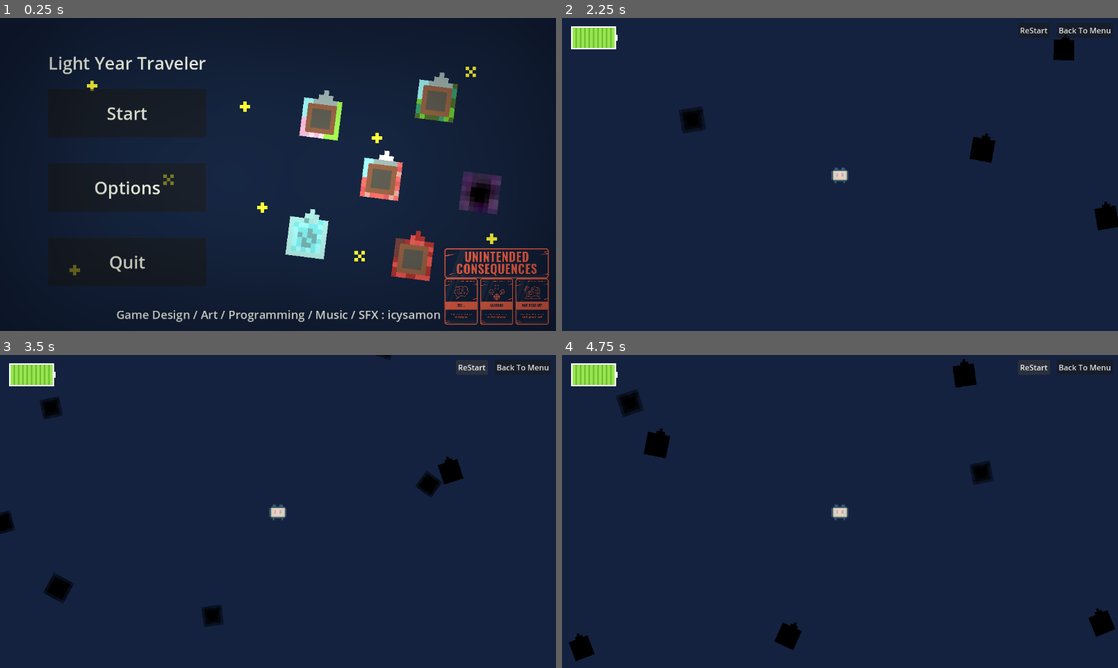
Above: before the commit, frames 1-4 (two rows, left to right).
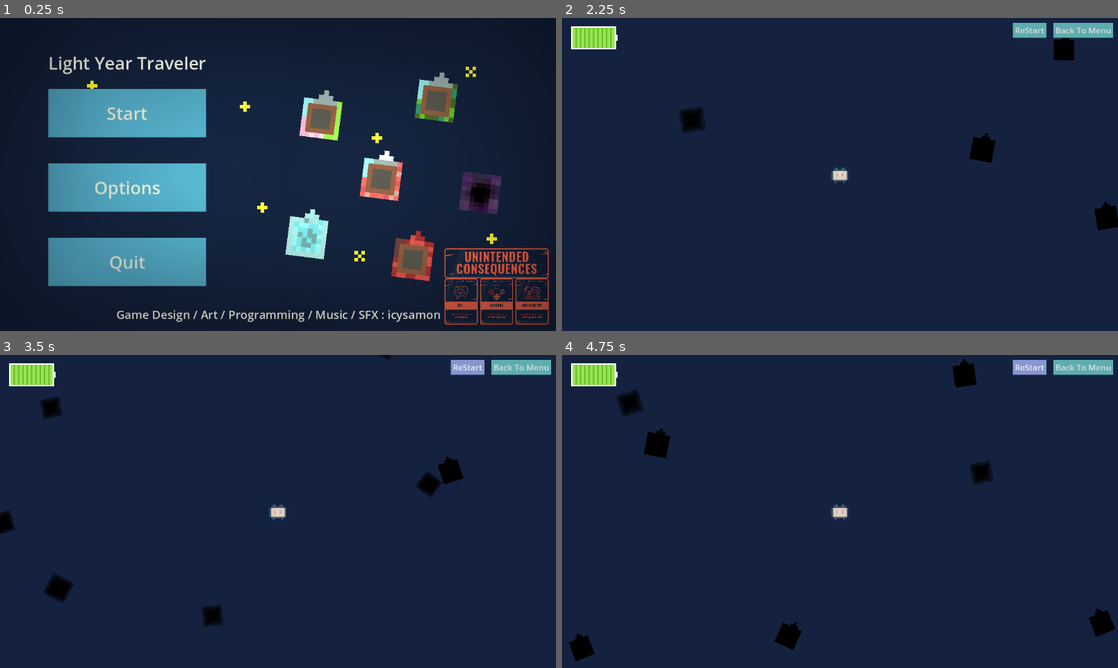
Above: after the commit, the same moments.

Repository: icysamon/LightYearsTraveler
Game: Godot game, scene res://scene/main/menu.tscn
Same seed, same stepped clock (60 frames per second), same inputs: the game is played once before the commit and once after it.
Inputs:
- Up to frame 1 (0.25 s): no input
- Up to frame 2 (2.25 s): click "Start" at 0.5 s; click "Back To Menu" at 1.25 s; click "Start" at 2 s
- Up to frame 3 (3.5 s): click "ReStart" at 2.75 s
- Up to frame 4 (4.75 s): click "ReStart" at 3.5 s; click "ReStart" at 4.25 s

The runs differ from the first frame. In frame 1, 13% of the frame differs, in the area x 8-38%, y 22-86%; in frame 2, 0.8%; in frame 3, 0.8%; in frame 4, 0.8%.

Commit message:
design: button color

Diff:
--- a/resource/theme.tres
+++ b/resource/theme.tres
@@ -1,4 +1,12 @@
-[gd_resource type="Theme" format=3 uid="uid://cc438u041qhka"]
+[gd_resource type="Theme" load_steps=3 format=3 uid="uid://cc438u041qhka"]
+
+[sub_resource type="StyleBoxFlat" id="StyleBoxFlat_63ng7"]
+bg_color = Color(0.496527, 0.592447, 0.840303, 1)
+
+[sub_resource type="StyleBoxFlat" id="StyleBoxFlat_be0fb"]
+bg_color = Color(0.317404, 0.643792, 0.796512, 1)
 
 [resource]
 Button/font_sizes/font_size = 36
+Button/styles/hover = SubResource("StyleBoxFlat_63ng7")
+Button/styles/normal = SubResource("StyleBoxFlat_be0fb")
--- /dev/null
+++ b/resource/theme_normal.tres
@@ -0,0 +1,12 @@
+[gd_resource type="Theme" load_steps=3 format=3 uid="uid://bofx6ky7d0b4a"]
+
+[sub_resource type="StyleBoxFlat" id="StyleBoxFlat_uorqn"]
+bg_color = Color(0.525106, 0.586606, 0.824367, 1)
+
+[sub_resource type="StyleBoxFlat" id="StyleBoxFlat_ewxo2"]
+bg_color = Color(0.369583, 0.67819, 0.68687, 1)
+
+[resource]
+Button/font_sizes/font_size = 17
+Button/styles/hover = SubResource("StyleBoxFlat_uorqn")
+Button/styles/normal = SubResource("StyleBoxFlat_ewxo2")
--- a/scene/main/ui.tscn
+++ b/scene/main/ui.tscn
@@ -1,10 +1,11 @@
-[gd_scene load_steps=7 format=3 uid="uid://b405njjdeo60g"]
+[gd_scene load_steps=8 format=3 uid="uid://b405njjdeo60g"]
 
 [ext_resource type="Script" path="res://scripts/ui.gd" id="1_1jrra"]
 [ext_resource type="Script" path="res://scripts/buttons/back_to_menu.gd" id="2_yhi28"]
 [ext_resource type="Script" path="res://scripts/buttons/restart.gd" id="3_b2uqk"]
 [ext_resource type="Texture2D" uid="uid://df4tbvpnxnivw" path="res://assets/battery/battery8.png" id="3_berfc"]
 [ext_resource type="Script" path="res://scripts/battery.gd" id="3_fleu1"]
+[ext_resource type="Theme" uid="uid://bofx6ky7d0b4a" path="res://resource/theme_normal.tres" id="4_0jobr"]
 [ext_resource type="AudioStream" uid="uid://cb8udf38rdyb7" path="res://assets/sfx/Lead A Nemesida BS.wav" id="6_l002c"]
 
 [node name="UI" type="Control"]
@@ -69,7 +70,8 @@
 
 [node name="Button" type="Button" parent="CanvasLayer/MenuSystem/MarginContainer/HBoxContainer/MarginContainer2" node_paths=PackedStringArray("sfx")]
 layout_mode = 2
-text = "ReStart"
+theme = ExtResource("4_0jobr")
+text = " ReStart "
 script = ExtResource("3_b2uqk")
 sfx = NodePath("../../../../../../SFX")
 
@@ -80,7 +82,8 @@
 
 [node name="Button" type="Button" parent="CanvasLayer/MenuSystem/MarginContainer/HBoxContainer/BackToMenu" node_paths=PackedStringArray("sfx")]
 layout_mode = 2
-text = "Back To Menu"
+theme = ExtResource("4_0jobr")
+text = " Back To Menu "
 script = ExtResource("2_yhi28")
 sfx = NodePath("../../../../../../SFX")
 
